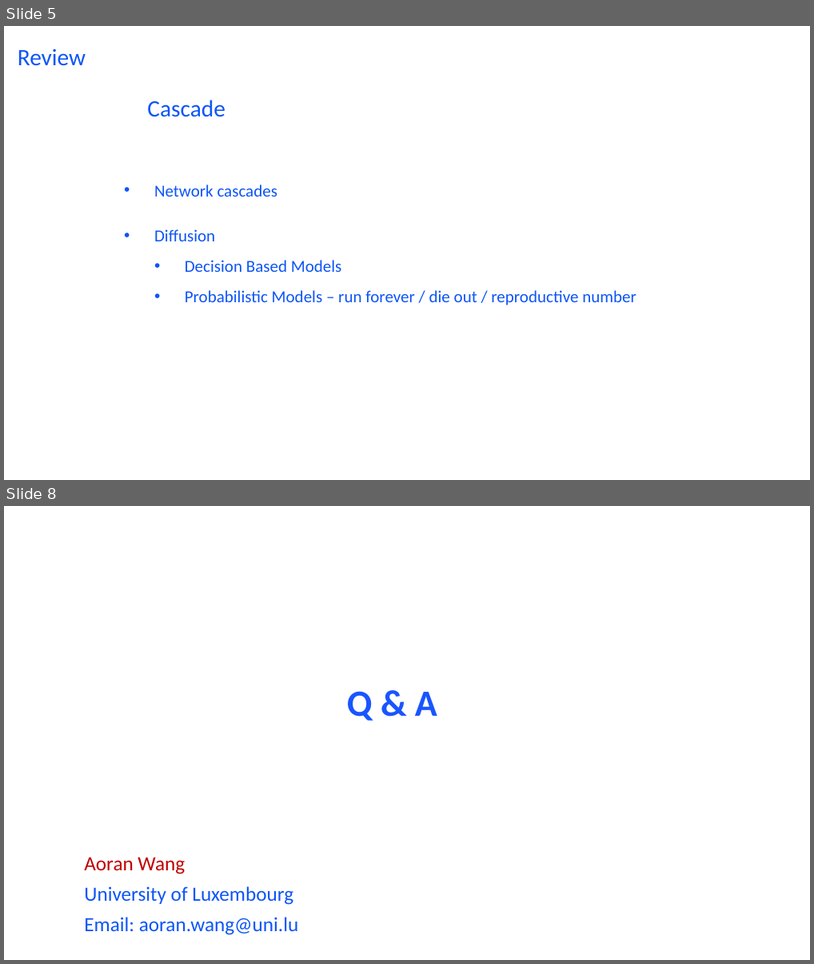
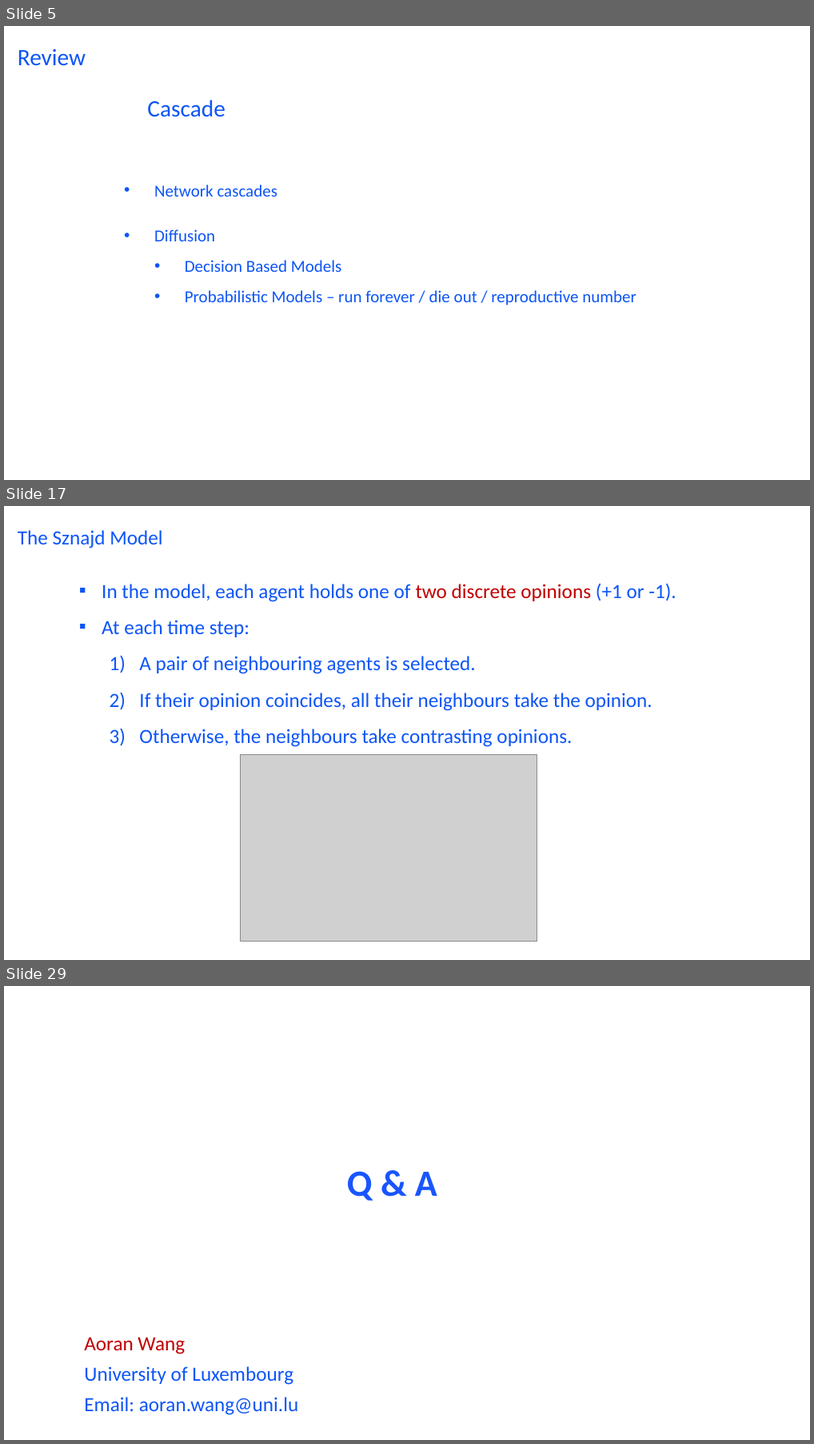
Before and after one commit to wang422003/Complex-Networks_exercise, a slide deck: Slides/Exercise7.pptx. Shown one above the other, each under a label of ours: slides 5 and 8 before the commit, slides 5, 17 and 29 after it; the slides between them are not shown. The pictures are 814x964 and 814x1444 pixels, drawn with LibreOffice and Linux fonts; fonts in the diff are those of the drawing; grey boxes stand for pictures. Boxes give left, top, right and bottom in pixels: in the first picture for what was removed or moved away, otherwise in the second. Text is boxed around its words. In the diff, an @@ line names an element or a change of style, - is before the commit and + after.

```diff
--- a/Slides/Exercise7.pptx
+++ b/Slides/Exercise7.pptx
@@ slide 17 added at box(4, 506, 810, 960), background #FFFFFF @@
@@ title added at box(18, 530, 162, 548), 24 pt, text #0D55F7 @@
+The Sznajd Model
@@ text added at box(102, 584, 676, 747), 24 pt, text #0D55F7 @@
+▪ In the model, each agent holds one of two discrete opinions (+1 or -1).
+▪ At each time step:
+  1) A pair of neighbouring agents is selected.
+  2) If their opinion coincides, all their neighbours take the opinion.
+  3) Otherwise, the neighbours take contrasting opinions.
@@ picture added at box(241, 755, 538, 941) @@
@@ what was slide 8 is now slide 29 @@
```
Also in this commit, not shown: 22 other slides added, 2 slides removed, 1 other file.
